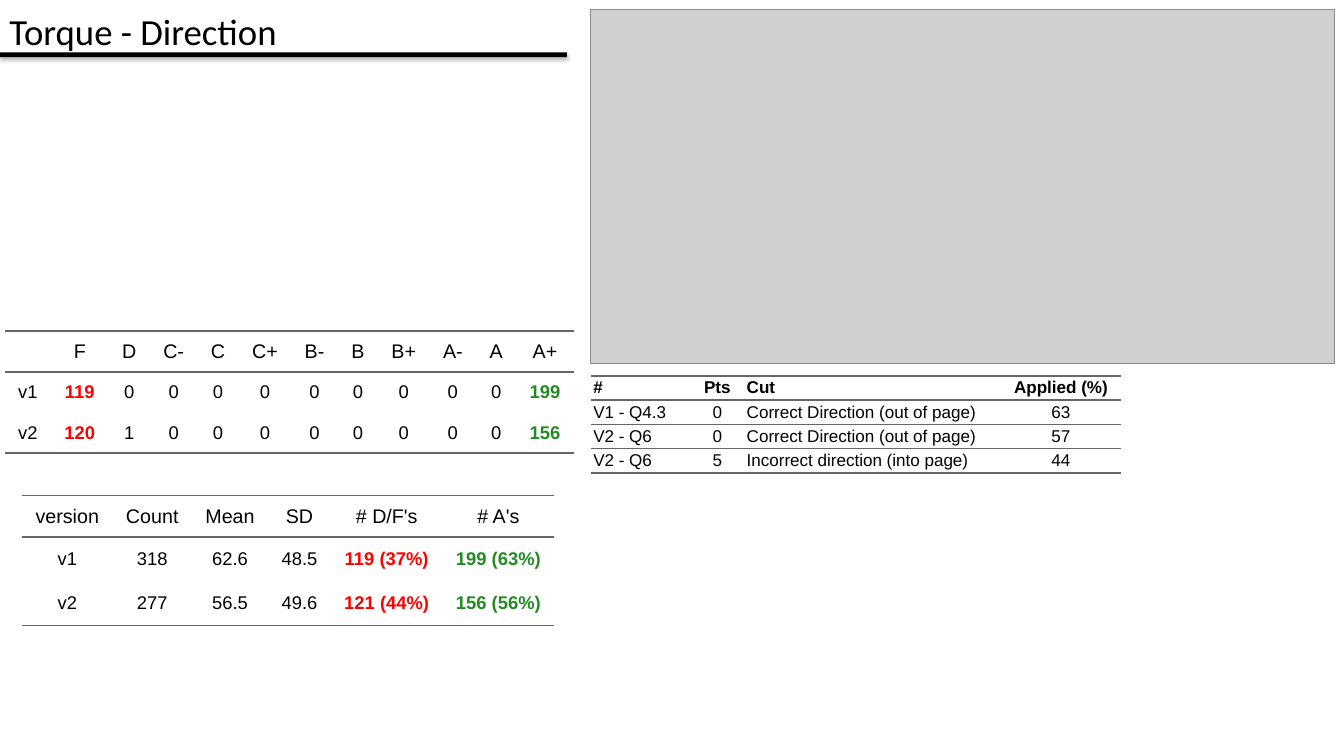
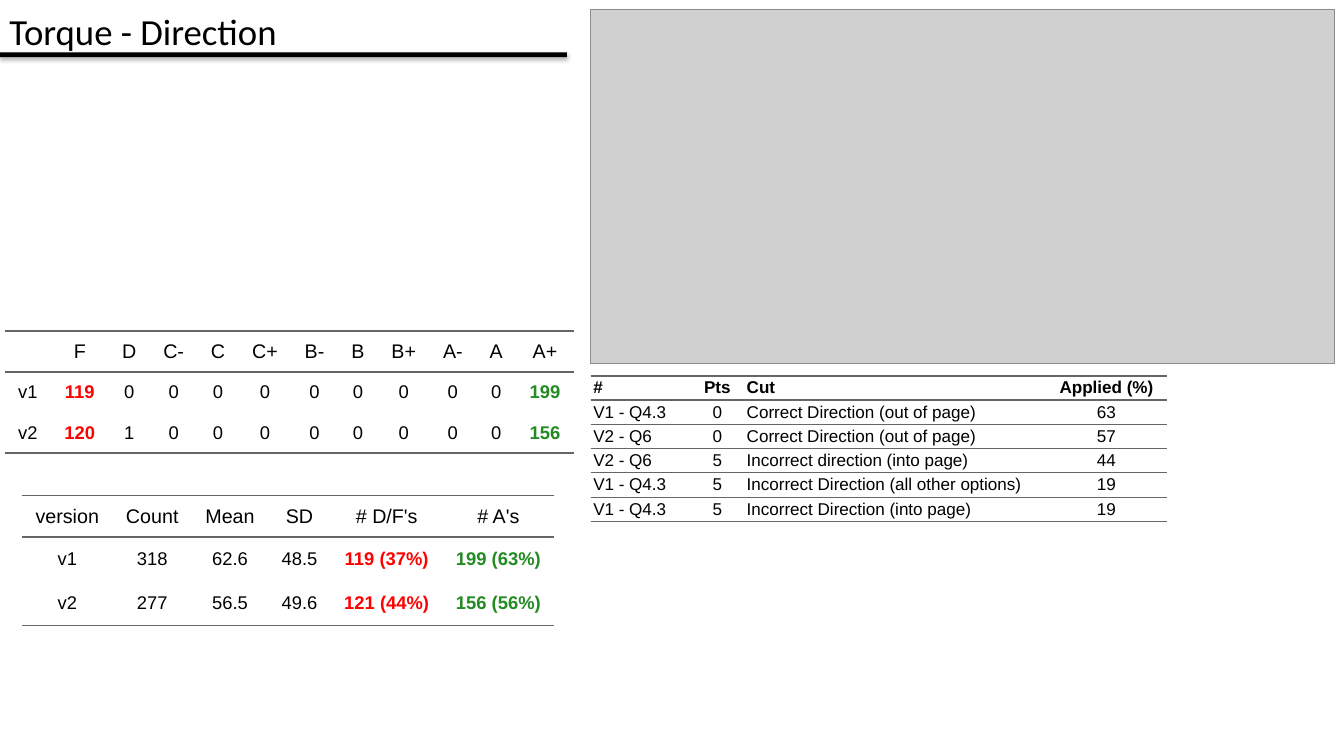
Before and after one commit to kfilip10/grade-analysis-tool-win, a slide deck: slide 12 of shiny/test.pptx (slide 6 before the commit). Drawn at 1344x756 pixels with LibreOffice and Linux fonts; fonts in the diff are those of the drawing; grey boxes stand for pictures. Boxes give left, top, right and bottom in pixels: in the first picture for what was removed or moved away, otherwise in the second. Text is boxed around its words. In the diff, an @@ line names an element or a change of style, - is before the commit and + after.

```diff
--- a/shiny/test.pptx
+++ b/shiny/test.pptx
@@ table at [591,376,1168,660] @@
+row 5: V1 - Q4.3 | 5 | Incorrect Direction (all other options) | 19
+row 6: V1 - Q4.3 | 5 | Incorrect Direction (into page) | 19
@@ table: place and size @@
-table at [591,376,1122,660]
+table at [591,376,1168,660]
```
Also in this commit, not shown: 10 other slides changed, 6 slides added, 40 other files.
